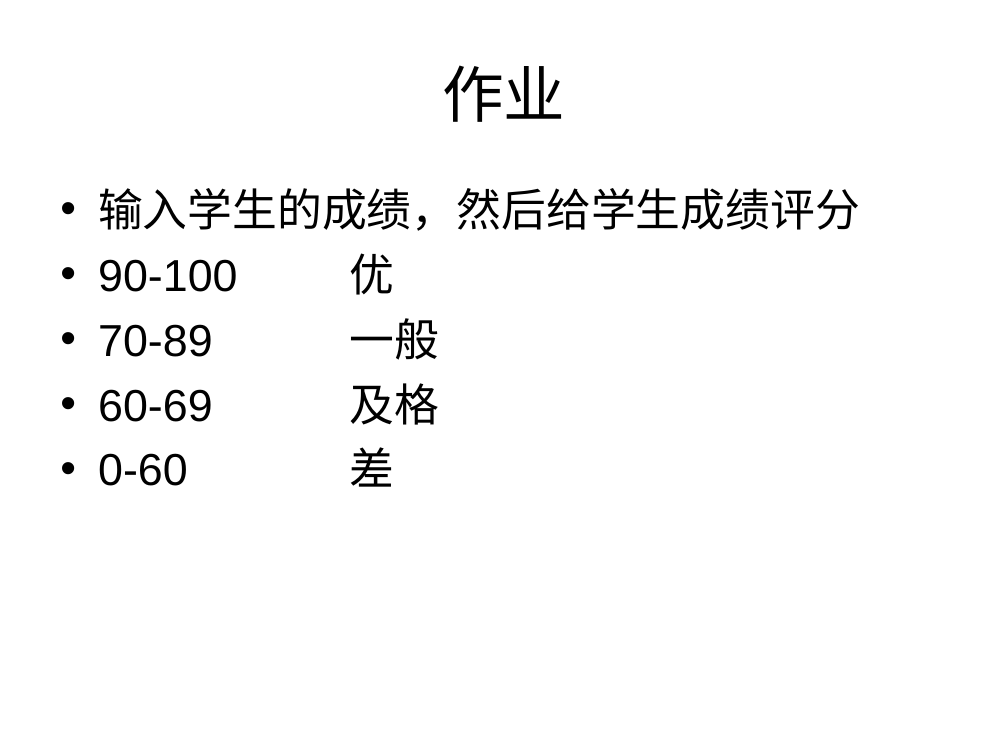
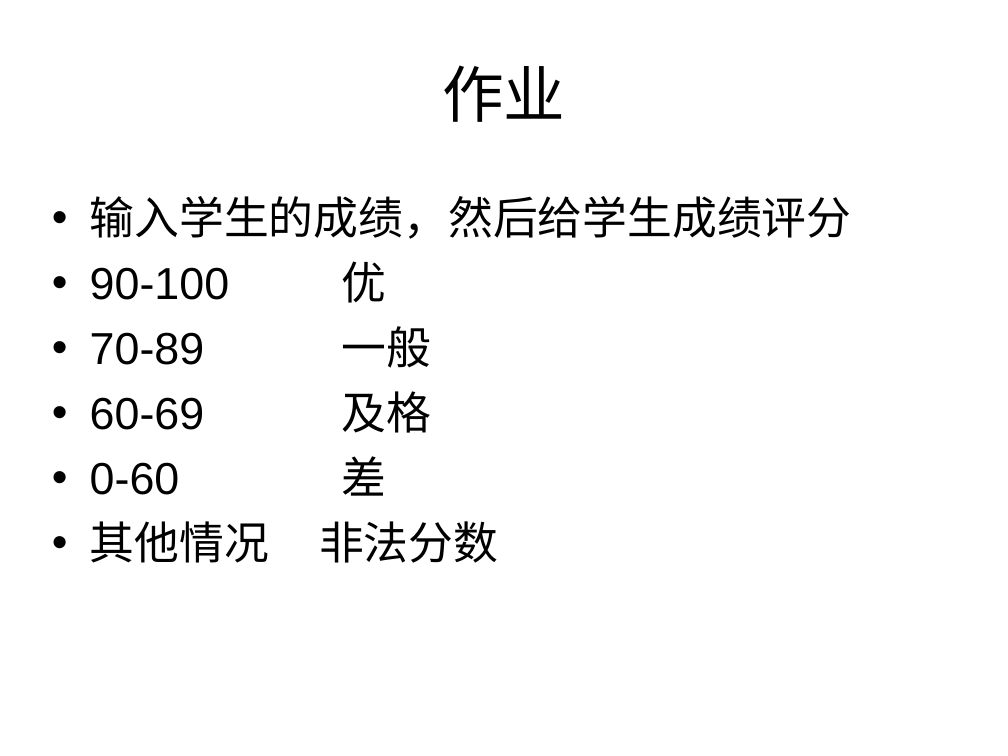
Before and after one commit to cd-vr1class/homework, a slide deck: slide 11 of ppt/7-11if语句.ppt. Drawn at 1008x756 pixels with LibreOffice and Linux fonts; fonts in the diff are those of the drawing. Boxes give left, top, right and bottom in pixels: in the first picture for what was removed or moved away, otherwise in the second. Text is boxed around its words. In the diff, an @@ line names an element or a change of style, - is before the commit and + after.

```diff
--- a/ppt/7-11if语句.ppt
+++ b/ppt/7-11if语句.ppt
@@ text "输入学生的成绩，然后给学生成绩评分": place and size @@
-text "输入学生的成绩，然后给学生成绩评分" at bbox=[98, 188, 860, 487]
+text "输入学生的成绩，然后给学生成绩评分" at bbox=[90, 196, 852, 563]
@@ text at bbox=[90, 521, 498, 563]: paragraph added @@
+• 其他情况 非法分数
```
Also in this commit, not shown: 1 other slide changed, 5 other files.
